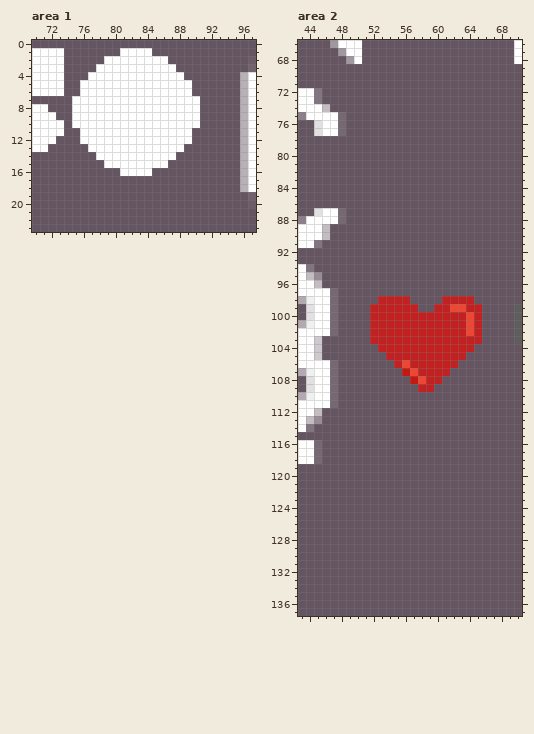
File history of a pixel-art file, Assets/Yaya/Artwork/Misc/UI.ase. The picture above was drawn from the file before the commit.
256x256 pixels, 1 frame. Colours within 5 levels of each other are drawn and written as one. Shown: area 1: x 70..97, y 0..23; area 2: x 43..70, y 66..137.
The same view after the edit:
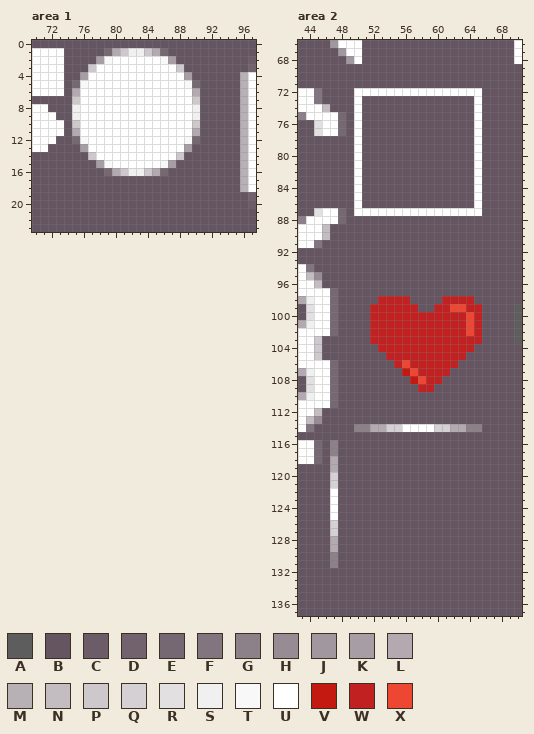
Palette (. is transparent): A #5d5d5d  B #655561  C #6b5c67  D #71626d  E #766872  F #82757f  G #8c8089  H #978c94  J #a1989f  K #a79ea5  L #b2aab0  M #b7b0b5  N #c3bdc2  P #cdc8cc  Q #d4d0d3  R #e3e0e2  S #f1f0f1  T #f8f8f8  U #ffffff  V #c41910  W #c22121  X #ed4734
Edits made:
Area 1, layer "UI":
The author changed colour B to colour E in row 1 at x 79 and 86; in row 5 at x 75 and 90; in row 12 at x 75 and 90; in row 16 at x 79 and 86.
The author changed colour B to colour K in row 2 at x 78 and 87; in row 4 at x 76 and 89; in row 13 at x 76 and 89; in row 15 at x 78 and 87.
The author changed colour B to colour L in row 1 at x 80 and 85; in row 6 at x 75 and 90; in row 11 at x 75 and 90; in row 16 at x 80 and 85.
The author changed colour B to colour P in row 3 at x 77 and 88; in row 14 at x 77 and 88.
The author changed colour U to colour P in row 1 at x 81 and 84; in row 7 at x 75 and 90; in row 10 at x 75 and 90; in row 16 at x 81 and 84.
The author changed colour U to colour S in row 1 at x 82 to 83; in rows 8 to 9 at x 75 and 90; in row 16 at x 82 to 83.
The author changed colour U to colour T in row 2 at x 79 and 86; in row 5 at x 76 and 89; in row 12 at x 76 and 89; in row 15 at x 79 and 86.
Area 2, layer "UI":
The author changed colour B to colour G in row 114 at x 50 to 51 and 64 to 65; in rows 116 to 117 at x 47; in rows 130 to 131 at x 47.
The author changed colour B to colour L in row 114 at x 52 to 53 and 62 to 63; in rows 118 to 119 at x 47; in rows 128 to 129 at x 47.
The author changed colour B to colour Q in row 114 at x 54 to 55 and 60 to 61; in rows 120 to 121 at x 47; in rows 126 to 127 at x 47.
The author changed colour B to colour U in row 72 at x 50 to 65; in rows 73 to 86 at x 50 and 65; in row 87 at x 50 to 65; in row 114 at x 56 to 59; in rows 122 to 125 at x 47.
